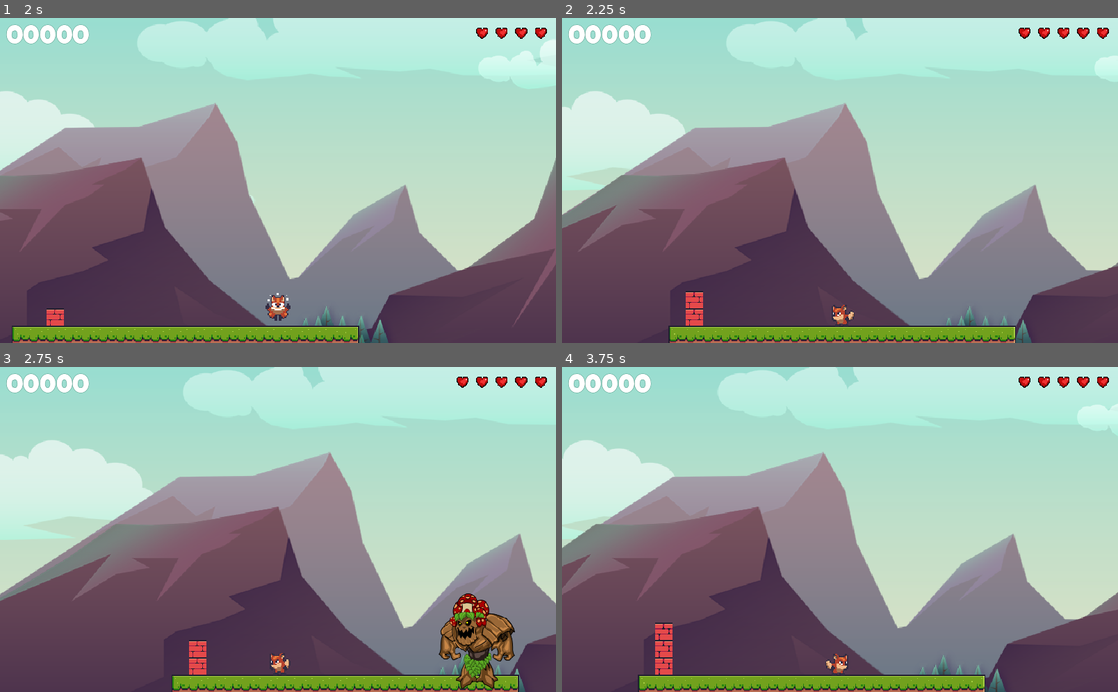
Above: before the commit, frames 1-4 (two rows, left to right).
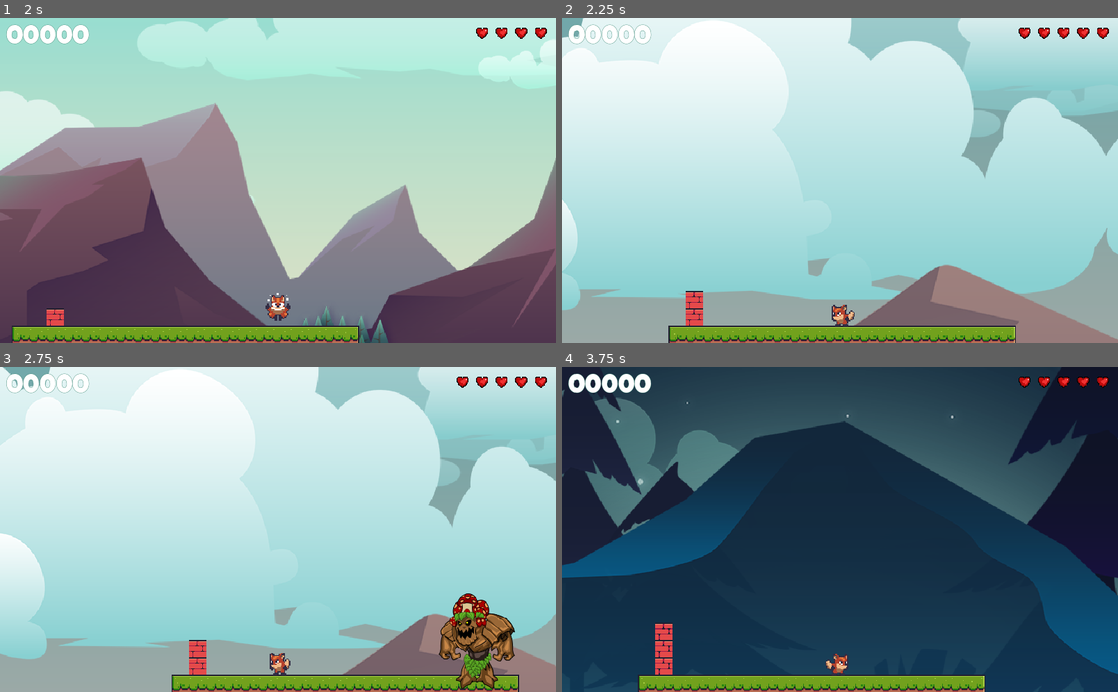
Above: after the commit, the same moments.

Repository: jaerrib/learning-godot
Game: Godot game, scene res://scenes/main/main.tscn
Two runs of this game, one before a commit and one after it. Both use one fixed random seed, a clock stepped at 60 frames per second and the inputs below.
Inputs:
- Up to frame 1 (2 s): tap Enter at 0.5 s; hold D (right) from 0.53 s (still down); tap L (advance) at 0.6 s; tap Space (jump) at 0.77, 1.52 s; tap E (shoot) at 1.35 s
- Up to frame 2 (2.25 s): release D (right) at 2.03 s; hold A (left) from 2.03 s (still down); tap L (advance) at 2.1 s
- Up to frame 3 (2.75 s): keep holding A (left)
- Up to frame 4 (3.75 s): release A (left) at 2.78 s; hold D (right) from 2.78 s (still down); tap E (shoot) at 2.85 s; tap Space (jump) at 3.02 s; tap L (advance) at 3.6 s

Frame 1 is identical in both runs. In frame 2, 83% of the frame differs, in the area x 0-100%, y 0-100%; in frame 3, 81%; in frame 4, 95%.

Commit message:
Set correct backgrounds for levels

Diff:
--- a/foxy-antics/scenes/level_base/level_2.tscn
+++ b/foxy-antics/scenes/level_base/level_2.tscn
@@ -6,3 +6,6 @@
 
 [node name="TileMapLayer" parent="TileMapLayers" index="0"]
 tile_map_data = PackedByteArray("AAAAAP//AAAHAAAAAAABAP//AAAHAAAAAAACAP//AAAHAAAAAAADAP//AAAHAAAAAAAEAP//AAAHAAAAAAAFAP …(272 unchanged characters)…
+
+[node name="ScrollingBg" parent="." index="10"]
+level_number = 2
--- a/foxy-antics/scenes/level_base/level_3.tscn
+++ b/foxy-antics/scenes/level_base/level_3.tscn
@@ -6,3 +6,6 @@
 
 [node name="TileMapLayer" parent="TileMapLayers" index="0"]
 tile_map_data = PackedByteArray("AAAAAP//AAAHAAAAAAABAP//AAAHAAAAAAACAP//AAAHAAAAAAADAP//AAAHAAAAAAAEAP//AAAHAAAAAAAFAP …(288 unchanged characters)…
+
+[node name="ScrollingBg" parent="." index="10"]
+level_number = 3
--- a/foxy-antics/scenes/level_base/level_4.tscn
+++ b/foxy-antics/scenes/level_base/level_4.tscn
@@ -6,3 +6,6 @@
 
 [node name="TileMapLayer" parent="TileMapLayers" index="0"]
 tile_map_data = PackedByteArray("AAAAAP//AAAHAAAAAAABAP//AAAHAAAAAAACAP//AAAHAAAAAAADAP//AAAHAAAAAAAEAP//AAAHAAAAAAAFAP …(304 unchanged characters)…
+
+[node name="ScrollingBg" parent="." index="10"]
+level_number = 4
--- a/foxy-antics/scenes/level_base/level_base.gd
+++ b/foxy-antics/scenes/level_base/level_base.gd
@@ -4,6 +4,7 @@
 # Called when the node enters the scene tree for the first time.
 func _ready() -> void:
 	SignalManager.on_game_over.connect(on_game_over)
+	SignalManager.on_level_complete.connect(on_game_over)
 
 
 # Called every frame. 'delta' is the elapsed time since the previous frame.
--- a/foxy-antics/scenes/level_base/level_base.tscn
+++ b/foxy-antics/scenes/level_base/level_base.tscn
@@ -204,6 +204,7 @@
 [sub_resource type="TileSet" id="TileSet_a7yyv"]
 physics_layer_0/collision_layer = 1
 physics_layer_0/collision_mask = 0
+terrain_set_0/mode = 0
 sources/0 = SubResource("TileSetAtlasSource_xs713")
 
 [node name="LevelBase" type="Node2D"]
--- a/foxy-antics/scenes/scrolling_bg/scrolling_bg.tscn
+++ b/foxy-antics/scenes/scrolling_bg/scrolling_bg.tscn
@@ -4,3 +4,4 @@
 
 [node name="ScrollingBg" type="ParallaxBackground"]
 script = ExtResource("1_jyb6w")
+level_number = 1
